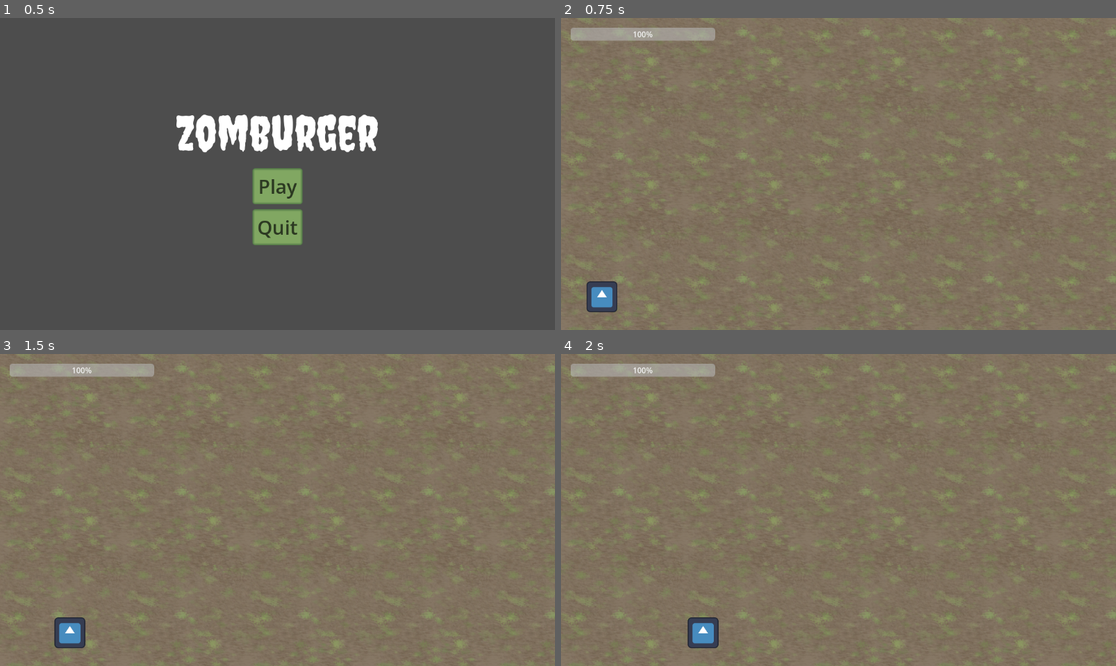
Above: before the commit, frames 1-4 (two rows, left to right).
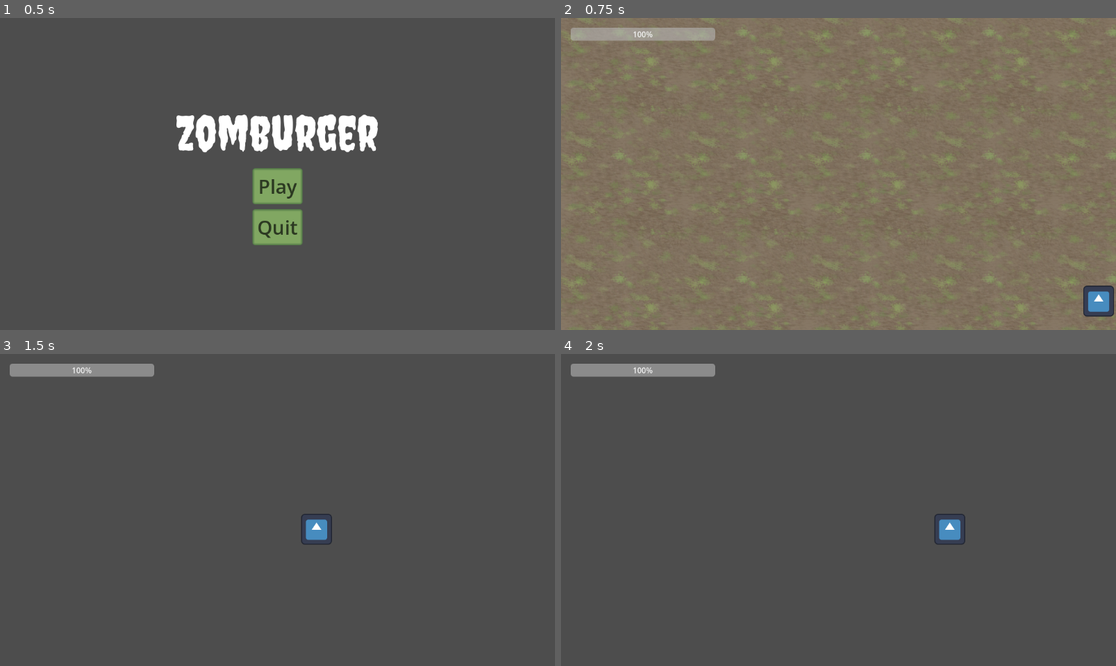
Above: after the commit, the same moments.

Repository: KeyraWebb/zomburger
Game: Godot game, scene res://Scenes/Menus/MainMenu.tscn
The game is run twice, just before and just after one commit, with the same random seed, the same clock (stepped at 60 frames per second) and the same inputs. The engine's default icon, where the game draws it, is replaced by a stand-in: a white triangle on a blue panel in a dark square.
Inputs:
- Up to frame 1 (0.5 s): no input
- Up to frame 2 (0.75 s): click "Play" at 0.5 s
- Up to frame 3 (1.5 s): tap Enter at 1.25 s; hold D (Right) from 1.28 s (still down); hold E (Interact) from 1.28 s (still down)
- Up to frame 4 (2 s): keep holding D (Right); keep holding E (Interact)

Frame 1 is identical in both runs. In frame 2, 1.1% of the frame differs, in the area x 4-100%, y 84-96%; in frame 3, 99%; in frame 4, 99%, in the area x 0-100%, y 0-100%.

Commit message:
feat(MainGame): make it possible to switch locations

Diff:
--- a/Scenes/GameManager.gd
+++ b/Scenes/GameManager.gd
@@ -3,10 +3,13 @@
 extends Node2D
 
 @export var maxHealth = 100
+@export var zombieScene : Node2D
+@export var dinerScene : Node2D
 
 @onready var healthBar = $CanvasLayer/HealthBar
 @onready var gameOverMenu = $CanvasLayer/GameOver
 @onready var pauseMenu = $CanvasLayer/Pause
+
 
 var health
 var gameOver
@@ -28,3 +31,6 @@
 	gameOver = true
 	gameOverMenu.visible = true
 	get_tree().paused = true
+
+func SwitchArea():
+	pass
--- a/Scenes/MainGame.tscn
+++ b/Scenes/MainGame.tscn
@@ -5,9 +5,12 @@
 [ext_resource type="PackedScene" uid="uid://bfhcrglk7orcb" path="res://Scenes/zombie_attack_line.tscn" id="2_yprpe"]
 [ext_resource type="PackedScene" uid="uid://ds466oxc4yvei" path="res://Scenes/Menus/game_over.tscn" id="3_321ql"]
 [ext_resource type="PackedScene" uid="uid://dffnwqbd5w7ni" path="res://Scenes/Player.tscn" id="5_321ql"]
+[ext_resource type="PackedScene" uid="uid://bcc88t2d5oi27" path="res://Scenes/diner.tscn" id="6_d4f28"]
 
-[node name="MainGame" type="Node2D" unique_id=1429421265]
+[node name="MainGame" type="Node2D" unique_id=1429421265 node_paths=PackedStringArray("zombieScene", "dinerScene")]
 script = ExtResource("1_frf35")
+zombieScene = NodePath("ZombieAttackLine")
+dinerScene = NodePath("diner")
 
 [node name="CanvasLayer" type="CanvasLayer" parent="." unique_id=1357475007]
 
@@ -29,3 +32,6 @@
 position = Vector2(85, 579)
 
 [node name="Bullet house" type="Node2D" parent="." unique_id=1852870464]
+
+[node name="diner" parent="." unique_id=2018764177 instance=ExtResource("6_d4f28")]
+position = Vector2(2876, 323)
--- a/Scenes/Menus/MainMenu.tscn
+++ b/Scenes/Menus/MainMenu.tscn
@@ -1,9 +1,9 @@
-[gd_scene load_steps=3 format=3 uid="uid://bjf52xtbevfl1"]
+[gd_scene format=3 uid="uid://bjf52xtbevfl1"]
 
 [ext_resource type="Theme" uid="uid://brn45uia7bj2s" path="res://Themes/Menu Theme.tres" id="1_tt5f1"]
 [ext_resource type="Script" uid="uid://cvy8jmuqrk7v6" path="res://Scenes/Menus/main_menu.gd" id="2_853f1"]
 
-[node name="Main Menu" type="Control"]
+[node name="Main Menu" type="Control" unique_id=1577575951]
 layout_mode = 3
 anchors_preset = 15
 anchor_right = 1.0
@@ -15,7 +15,7 @@
 theme = ExtResource("1_tt5f1")
 script = ExtResource("2_853f1")
 
-[node name="VBoxContainer2" type="VBoxContainer" parent="."]
+[node name="VBoxContainer2" type="VBoxContainer" parent="." unique_id=2072533665]
 layout_mode = 1
 anchors_preset = 8
 anchor_left = 0.5
@@ -29,22 +29,22 @@
 grow_horizontal = 2
 grow_vertical = 2
 
-[node name="Title" type="Label" parent="VBoxContainer2"]
+[node name="Title" type="Label" parent="VBoxContainer2" unique_id=745672418]
 layout_mode = 2
 size_flags_horizontal = 4
 text = "Zomburger"
 horizontal_alignment = 1
 
-[node name="VBoxContainer" type="VBoxContainer" parent="VBoxContainer2"]
+[node name="VBoxContainer" type="VBoxContainer" parent="VBoxContainer2" unique_id=253363424]
 layout_mode = 2
 size_flags_horizontal = 4
 
-[node name="Play" type="Button" parent="VBoxContainer2/VBoxContainer"]
+[node name="Play" type="Button" parent="VBoxContainer2/VBoxContainer" unique_id=1767972090]
 layout_mode = 2
 text = "Play
 "
 
-[node name="Quit" type="Button" parent="VBoxContainer2/VBoxContainer"]
+[node name="Quit" type="Button" parent="VBoxContainer2/VBoxContainer" unique_id=1929903762]
 layout_mode = 2
 text = "Quit"
 
--- a/Scenes/Player.tscn
+++ b/Scenes/Player.tscn
@@ -6,8 +6,11 @@
 [sub_resource type="CircleShape2D" id="CircleShape2D_rpqav"]
 radius = 31.016125
 
-[node name="CharacterBody2D" type="CharacterBody2D" unique_id=1299512758]
+[node name="CharacterBody2D" type="CharacterBody2D" unique_id=1299512758 node_paths=PackedStringArray("zombieCam", "dinerCam")]
+collision_layer = 5
 script = ExtResource("1_kyqiw")
+zombieCam = NodePath("ZombieCam")
+dinerCam = NodePath("DinerCam")
 
 [node name="Sprite2D" type="Sprite2D" parent="." unique_id=892272759]
 scale = Vector2(0.5, 0.5)
@@ -15,3 +18,15 @@
 
 [node name="CollisionShape2D" type="CollisionShape2D" parent="." unique_id=598725274]
 shape = SubResource("CircleShape2D_rpqav")
+
+[node name="ZombieCam" type="Camera2D" parent="." unique_id=1860086830]
+limit_left = 0
+limit_top = 0
+limit_right = 1152
+limit_bottom = 648
+
+[node name="DinerCam" type="Camera2D" parent="." unique_id=422565748]
+limit_left = 2300
+limit_top = 0
+limit_right = 3452
+limit_bottom = 648
--- /dev/null
+++ b/Scenes/diner.gd
@@ -0,0 +1,16 @@
+extends Node2D
+
+@export var spawnPos : Node2D
+
+# Called when the node enters the scene tree for the first time.
+func _ready() -> void:
+	pass # Replace with function body.
+
+
+# Called every frame. 'delta' is the elapsed time since the previous frame.
+func _process(delta: float) -> void:
+	pass
+
+
+func _on_area_2d_body_entered(body: Node2D) -> void:
+	body.switchCam("zombie")
--- a/Scenes/diner.tscn
+++ b/Scenes/diner.tscn
@@ -1,5 +1,21 @@
 [gd_scene format=3 uid="uid://bcc88t2d5oi27"]
 
-[node name="diner" type="Node2D"]
+[ext_resource type="Script" uid="uid://dtk7wasgrmn6v" path="res://Scenes/diner.gd" id="1_2p1rj"]
 
-[node name="Diner cam" type="Camera2D" parent="."]
+[sub_resource type="RectangleShape2D" id="RectangleShape2D_uc8h8"]
+size = Vector2(29, 95)
+
+[node name="diner" type="Node2D" unique_id=267898665 node_paths=PackedStringArray("spawnPos")]
+script = ExtResource("1_2p1rj")
+spawnPos = NodePath("SpawnPos")
+
+[node name="SpawnPos" type="Node2D" parent="." unique_id=1295305899]
+position = Vector2(36, 41)
+
+[node name="Area2D" type="Area2D" parent="." unique_id=1068237944]
+
+[node name="CollisionShape2D" type="CollisionShape2D" parent="Area2D" unique_id=586049713]
+position = Vector2(-14.5, 47.5)
+shape = SubResource("RectangleShape2D_uc8h8")
+
+[connection signal="body_entered" from="Area2D" to="." method="_on_area_2d_body_entered"]
--- a/Scenes/player.gd
+++ b/Scenes/player.gd
@@ -4,6 +4,16 @@
 @export var speed = 300.0
 var bullet = load("res://Scenes/Objects/Bullet.tscn")
 @onready var bulletHouse = $"../Bullet house"
+@onready var gameManager = $".."
+@export var zombieCamLimits = [0,0,1152,648]
+@export var dinerCamLimits = [2300,0,3452,648]
+@export var zombieCam : Camera2D
+@export var dinerCam : Camera2D
+@export var startScene = "zombie"
+
+
+func _ready() -> void:
+	switchCam(startScene)
 
 func _physics_process(_delta: float) -> void:
 
@@ -26,3 +36,12 @@
 	var newBullet = bullet.instantiate()
 	bulletHouse.add_child(newBullet)
 	newBullet.position = self.position
+
+func switchCam(locName):
+	match locName:
+		"zombie":
+			zombieCam.make_current()
+			self.global_position = gameManager.zombieScene.spawnPos.global_position
+		"diner":
+			dinerCam.make_current()
+			self.global_position = gameManager.dinerScene.spawnPos.global_position
--- a/Scenes/zombie_attack_line.gd
+++ b/Scenes/zombie_attack_line.gd
@@ -2,6 +2,8 @@
 @onready var spawnLineShape = $SpawnLine/CollisionShape2D
 @onready var damageAreaShape = $DamageArea/CollisionShape2D
 @onready var damageArea = $DamageArea
+
+@export var spawnPos : Node2D
 
 # Called when the node enters the scene tree for the first time.
 func _ready() -> void:
@@ -24,3 +26,7 @@
 	print(yLength - damageAreaShape.shape.size.y)
 	damageArea.transform = Vector2(damageArea.transform.x, yLength - damageAreaShape.shape.size.y)
 	Vector2()
+
+
+func _on_location_change_zone_body_entered(body: Node2D) -> void:
+	body.switchCam("diner")
--- a/Scenes/zombie_attack_line.tscn
+++ b/Scenes/zombie_attack_line.tscn
@@ -22,8 +22,9 @@
 [sub_resource type="RectangleShape2D" id="RectangleShape2D_6f8h1"]
 size = Vector2(50, 150)
 
-[node name="ZombieAttackLine" type="Node2D" unique_id=1331748097]
+[node name="ZombieAttackLine" type="Node2D" unique_id=1331748097 node_paths=PackedStringArray("spawnPos")]
 script = ExtResource("1_u854o")
+spawnPos = NodePath("SpawnPos")
 
 [node name="TextureRect" type="TextureRect" parent="." unique_id=532585800]
 offset_right = 1274.0
@@ -52,9 +53,6 @@
 position = Vector2(576, 0)
 shape = SubResource("RectangleShape2D_u854o")
 
-[node name="Zombie attack cam" type="Camera2D" parent="." unique_id=362724987]
-anchor_mode = 0
-
 [node name="Player Boundaries" type="StaticBody2D" parent="." unique_id=1526509389]
 
 [node name="CollisionShape2D" type="CollisionShape2D" parent="Player Boundaries" unique_id=1875447112]
@@ -75,9 +73,15 @@
 
 [node name="Location change zone" type="Area2D" parent="." unique_id=1782301161]
 position = Vector2(1152, 500)
+collision_layer = 0
+collision_mask = 4
 
 [node name="CollisionShape2D" type="CollisionShape2D" parent="Location change zone" unique_id=1076887784]
 position = Vector2(26, 74)
 shape = SubResource("RectangleShape2D_6f8h1")
 
+[node name="SpawnPos" type="Node2D" parent="." unique_id=1613829850]
+position = Vector2(1116, 588)
+
 [connection signal="body_entered" from="DamageArea" to="DamageArea" method="_on_body_entered"]
+[connection signal="body_entered" from="Location change zone" to="." method="_on_location_change_zone_body_entered"]
Not shown, added: Scenes/diner.gd.uid
